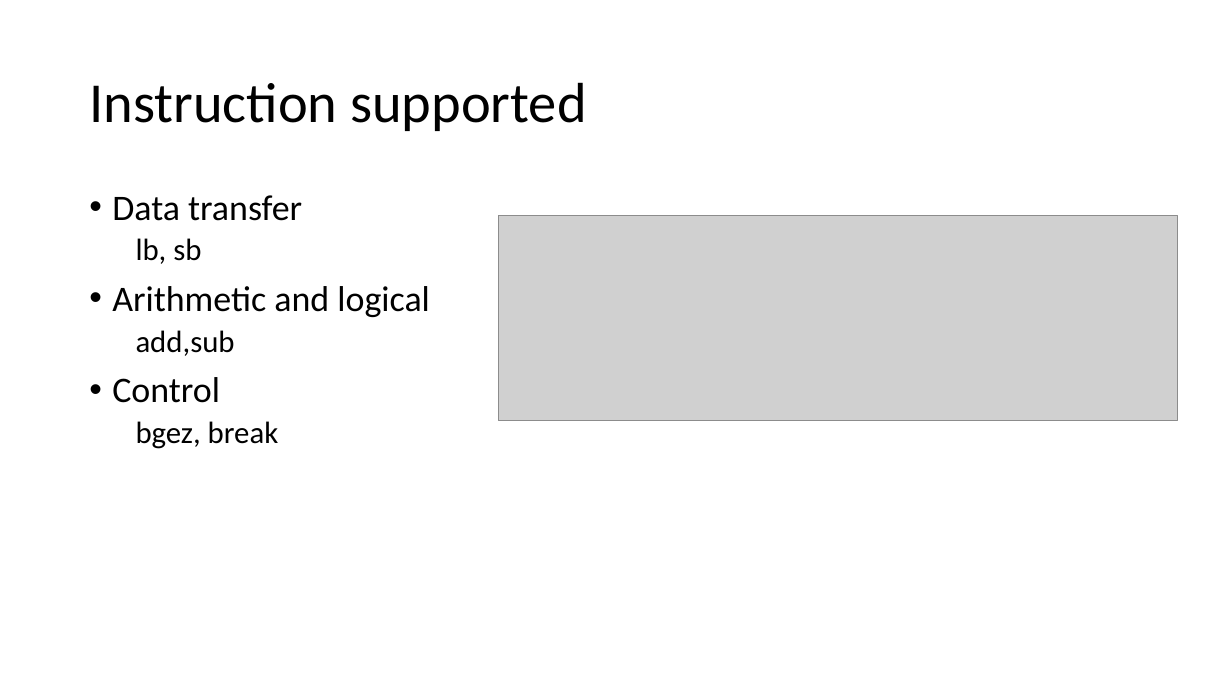
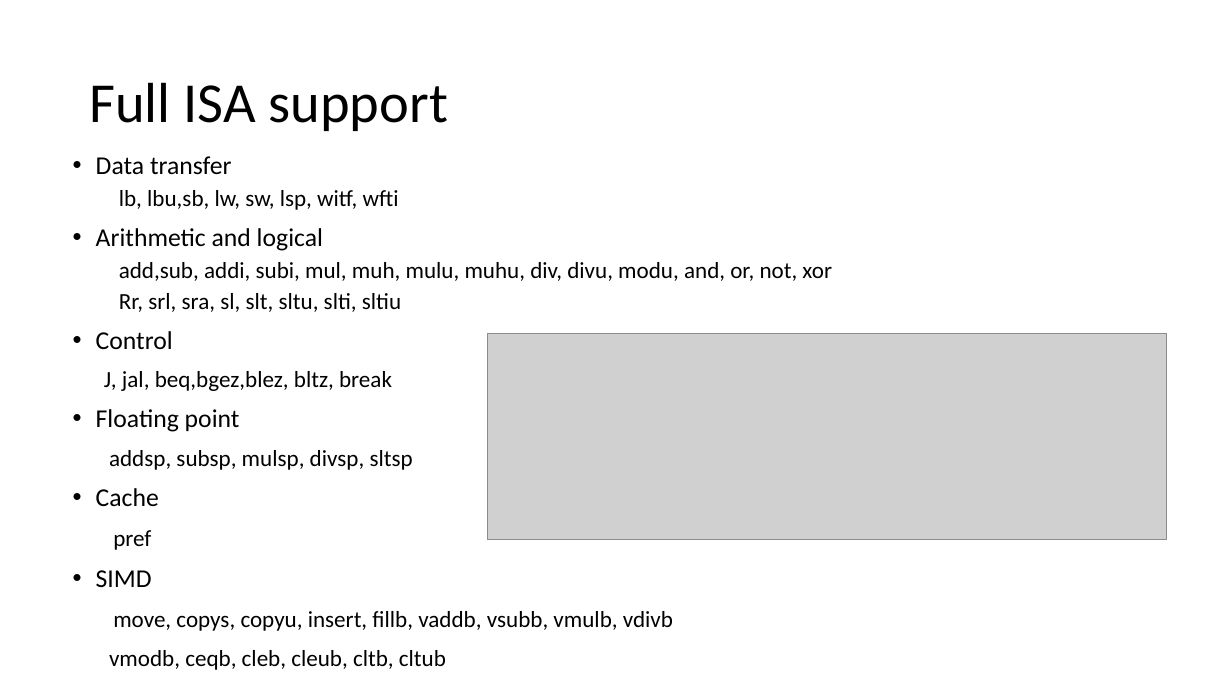
Before and after one commit to Tengyu-Sun/MIPS_simulator, a slide deck: slide 4 of Pipelined basic instruction set simulation.pptx. Drawn at 1232x693 pixels with LibreOffice and Linux fonts; fonts in the diff are those of the drawing; grey boxes stand for pictures. Boxes give left, top, right and bottom in pixels: in the first picture for what was removed or moved away, otherwise in the second. Text is boxed around its words. In the diff, an @@ line names an element or a change of style, - is before the commit and + after.

```diff
--- a/Pipelined basic instruction set simulation.pptx
+++ b/Pipelined basic instruction set simulation.pptx
@@ title at (89,82,448,131): text changed @@
-Instruction supported
+Full ISA support
@@ text "Data transfer": place and size @@
-text "Data transfer" at (112,195,430,449)
+text "Data transfer" at (96,156,832,670)
@@ text at (96,156,323,349): size 28 to 20 pt in "Data transfer", "Arithmetic and logical", "Control" @@
@@ text at (119,190,399,210): text changed; size 24 to 18 pt @@
-  lb, sb
+  lb, lbu,sb, lw, sw, lsp, witf, wfti
@@ text at (119,262,832,312): text changed; size 24 to 18 pt @@
-  add,sub
+  add,sub, addi, subi, mul, muh, mulu, muhu, div, divu, modu, and, or, not, xor
+  Rr, srl, sra, sl, slt, sltu, slti, sltiu
@@ picture: place and size @@
-picture at (498,215,1177,421)
+picture at (488,334,1167,540)
@@ text at (96,371,673,670): text changed; size 24 to 18 pt @@
-  bgez, break
+  J, jal, beq,bgez,blez, bltz, break
+• Floating point
+addsp, subsp, mulsp, divsp, sltsp
+• Cache
+pref
+• SIMD
+move, copys, copyu, insert, fillb, vaddb, vsubb, vmulb, vdivb
+vmodb, ceqb, cleb, cleub, cltb, cltub
```
Also in this commit, not shown: 1 other slide changed, 3 other files.
